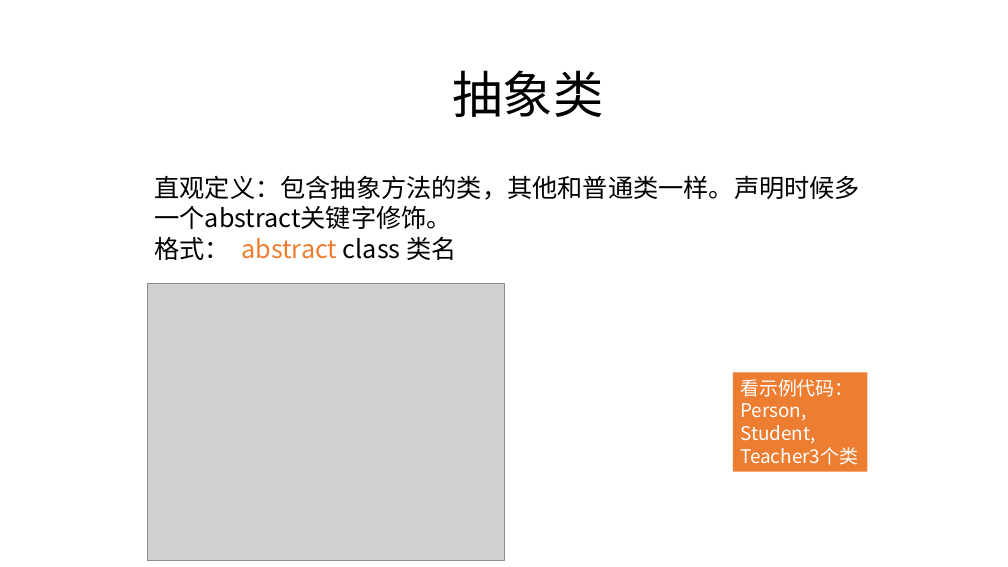
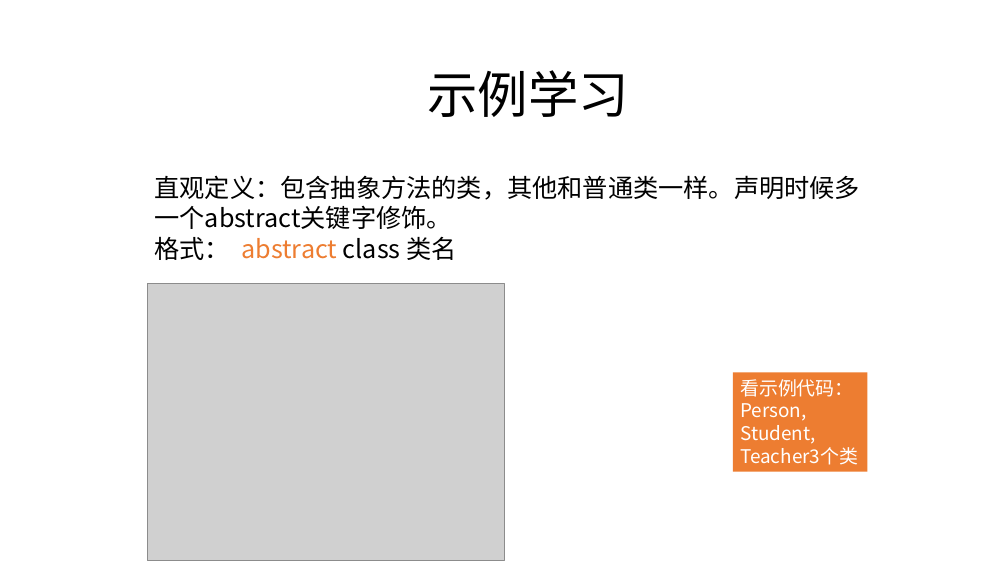
Before and after one commit to zjyesir/hmc_java_1, a slide deck: slide 16 of ppt/14.异常处理.pptx (slide 6 before the commit). Drawn at 1008x567 pixels with LibreOffice and Linux fonts; fonts in the diff are those of the drawing; grey boxes stand for pictures; background and template pictures are left out. Boxes give left, top, right and bottom in pixels: in the first picture for what was removed or moved away, otherwise in the second. Text is boxed around its words. In the diff, an @@ line names an element or a change of style, - is before the commit and + after.

```diff
--- a/ppt/14.异常处理.pptx
+++ b/ppt/14.异常处理.pptx
@@ text at (427,70,629,117): text changed @@
-抽象类
+示例学习
```
Also in this commit, not shown: 1 other slide changed, 13 slides added, 3 slides removed, 1 other file.
